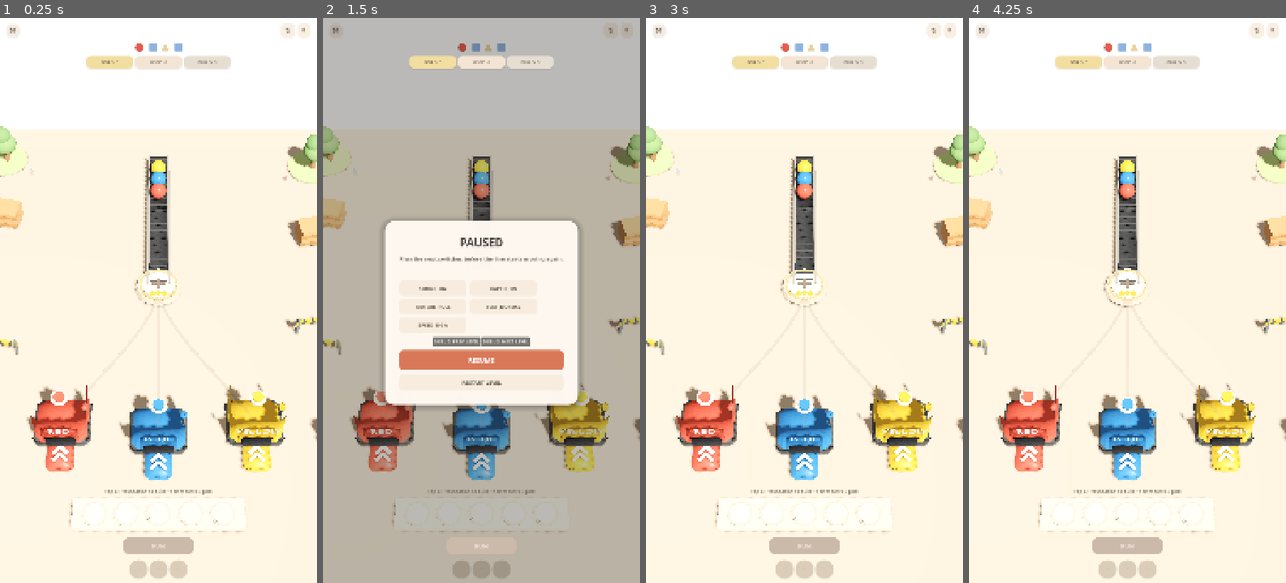
Above: before the commit, frames 1-4 (left to right).
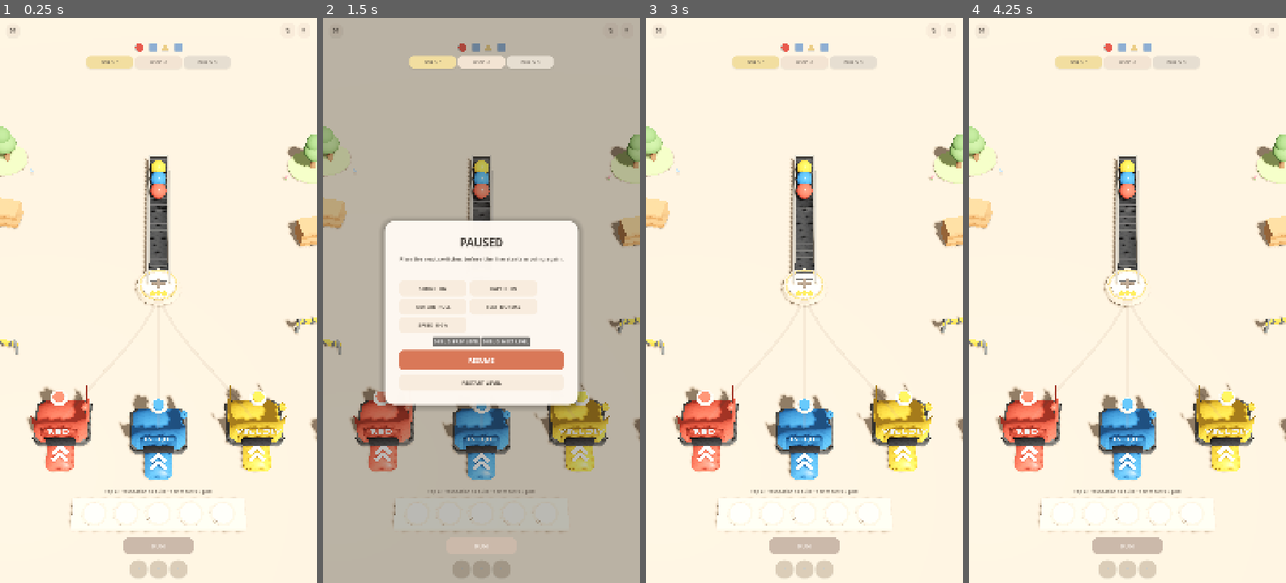
Above: after the commit, the same moments.

Repository: mocchaust64/rail_game
Game: Godot game, scene res://app/main.tscn
The game is run twice, just before and just after one commit, with the same random seed, the same clock (stepped at 60 frames per second) and the same inputs.
Inputs:
- Up to frame 1 (0.25 s): no input
- Up to frame 2 (1.5 s): click "↻" at 0.5 s; click "Ⅱ" at 1.25 s
- Up to frame 3 (3 s): click "TEXT NORMAL" at 2 s; click "RESTART LEVEL" at 2.75 s
- Up to frame 4 (4.25 s): click "↻" at 3.5 s

The runs differ from the first frame. In frame 1, 18% of the frame differs, in the area x 0-100%, y 0-20%; in frame 2, less than 0.1%; in frame 3, 18%; in frame 4, 18%.

Commit message:
art: keep the portrait yard beige beyond every level floor

Diff:
--- a/game/scene_rig.gd
+++ b/game/scene_rig.gd
@@ -30,6 +30,9 @@
 const BOUNCE_POSITION := Vector3(-3.8, 4.2, 5.0)
 const BOUNCE_ENERGY := 0.18
 const BOUNCE_COLOR := Color("#FFE8D2")
+const BACKDROP_COLOR := Color("#CBBBA8")
+const BACKDROP_SIZE := Vector3(44.0, 0.12, 68.0)
+const BACKDROP_POSITION := Vector3(0.0, -0.47, -5.0)
 
 var camera: Camera3D
 var world: Node3D
@@ -43,6 +46,19 @@
     world = Node3D.new()
     world.name = "World"
     add_child(world)
+
+    # Persistent yard underneath the per-level floor. It is deliberately much
+    # larger than every authored board so the portrait camera can never reveal a
+    # white clear region at the far/top edge of the playfield.
+    var backdrop := MeshInstance3D.new()
+    backdrop.name = "FactoryYardBackdrop"
+    var backdrop_mesh := BoxMesh.new()
+    backdrop_mesh.size = BACKDROP_SIZE
+    backdrop.mesh = backdrop_mesh
+    backdrop.position = BACKDROP_POSITION
+    backdrop.material_override = VisualFactory.material(BACKDROP_COLOR, 0.96)
+    backdrop.cast_shadow = GeometryInstance3D.SHADOW_CASTING_SETTING_OFF
+    add_child(backdrop)
 
     camera = Camera3D.new()
     camera.name = "GameCamera"
